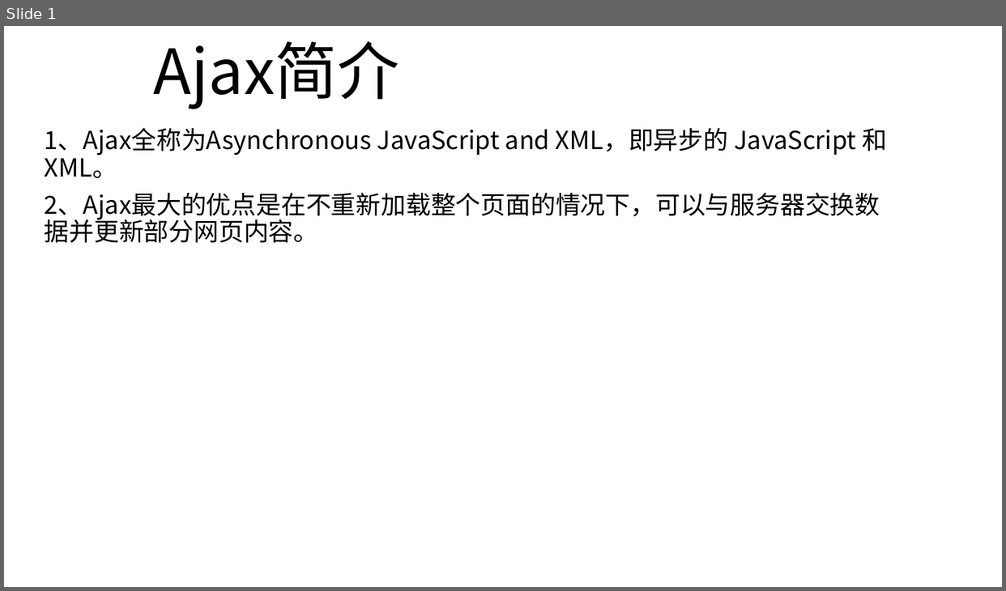
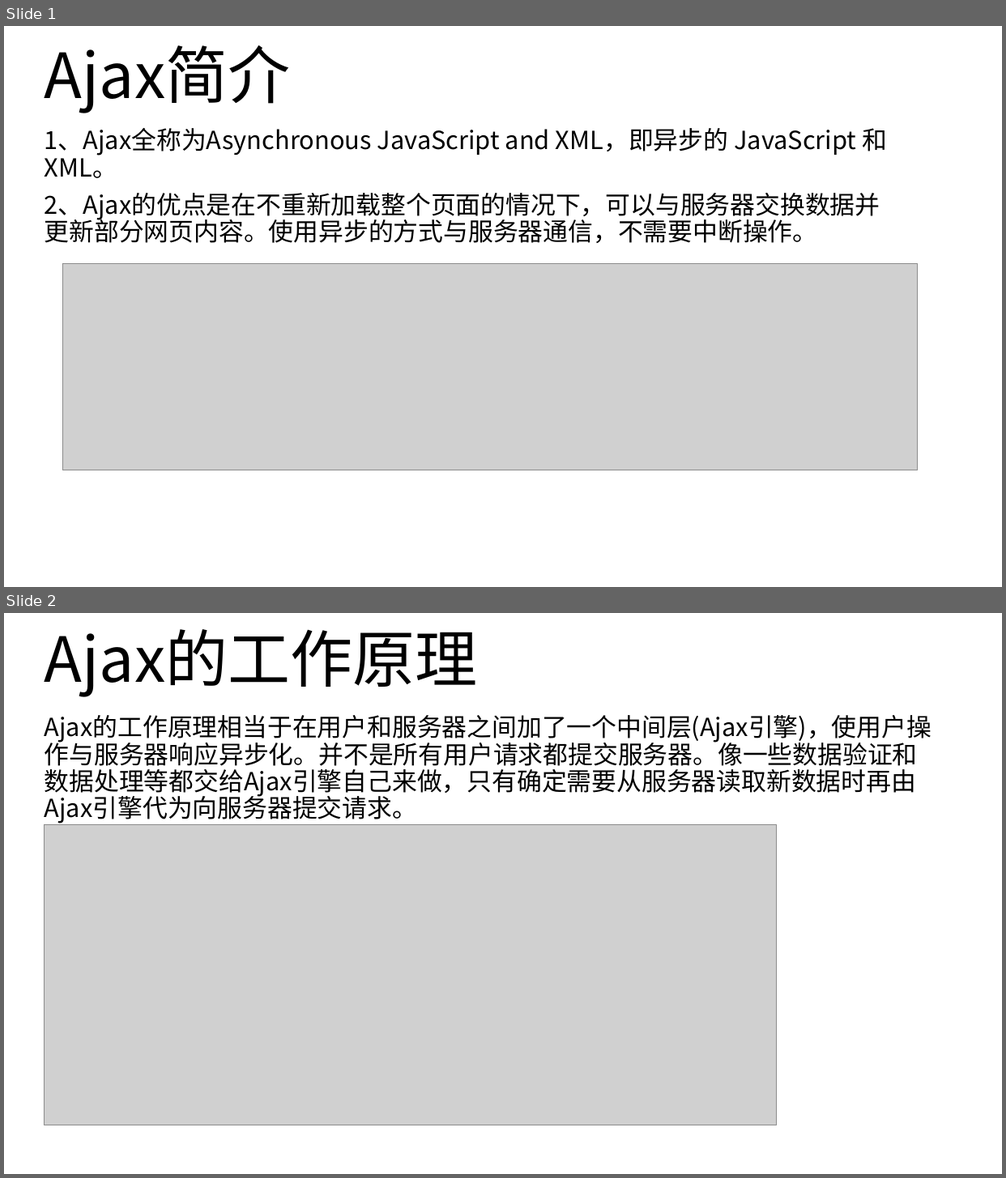
Before and after one commit to luke10481/testcode, a slide deck: Ajax.pptx. Shown one above the other, each under a label of ours: slide 1 before the commit, slides 1 and 2 after it. The pictures are 1006x591 and 1006x1178 pixels, drawn with LibreOffice and Linux fonts; fonts in the diff are those of the drawing; grey boxes stand for pictures. Boxes give left, top, right and bottom in pixels: in the first picture for what was removed or moved away, otherwise in the second. Text is boxed around its words. In the diff, an @@ line names an element or a change of style, - is before the commit and + after.

```diff
--- a/Ajax.pptx
+++ b/Ajax.pptx
@@ slide 2 added at [4,613,1002,1174], background #FFFFFF @@
@@ title added at [44,629,478,697], 60 pt, text #000000 @@
+Ajax的工作原理
@@ subtitle added at [44,715,931,824], 24 pt, text #000000 @@
+Ajax的工作原理相当于在用户和服务器之间加了一个中间层(Ajax引擎)，使用户操作与服务器响应异步化。并不是所有用户请求都提交服务器。像一些数据验证和数据处理等都交给Ajax引擎自己来做，只有确定需要从服务器读取新数据时再由Ajax引擎代为向服务器提交请求。
@@ picture added at [44,824,777,1125] @@
@@ slide 1 changed as well @@
@@ title "Ajax简介": place and size @@
-title "Ajax简介" at [154,41,400,109]
+title "Ajax简介" at [44,45,291,113]
@@ subtitle at [44,193,880,243]: text changed @@
-2、Ajax最大的优点是在不重新加载整个页面的情况下，可以与服务器交换数据并更新部分网页内容。
+2、Ajax的优点是在不重新加载整个页面的情况下，可以与服务器交换数据并更新部分网页内容。使用异步的方式与服务器通信，不需要中断操作。
@@ picture added at [62,264,918,471] @@
```
Also in this commit, not shown: 1 other slide added.
